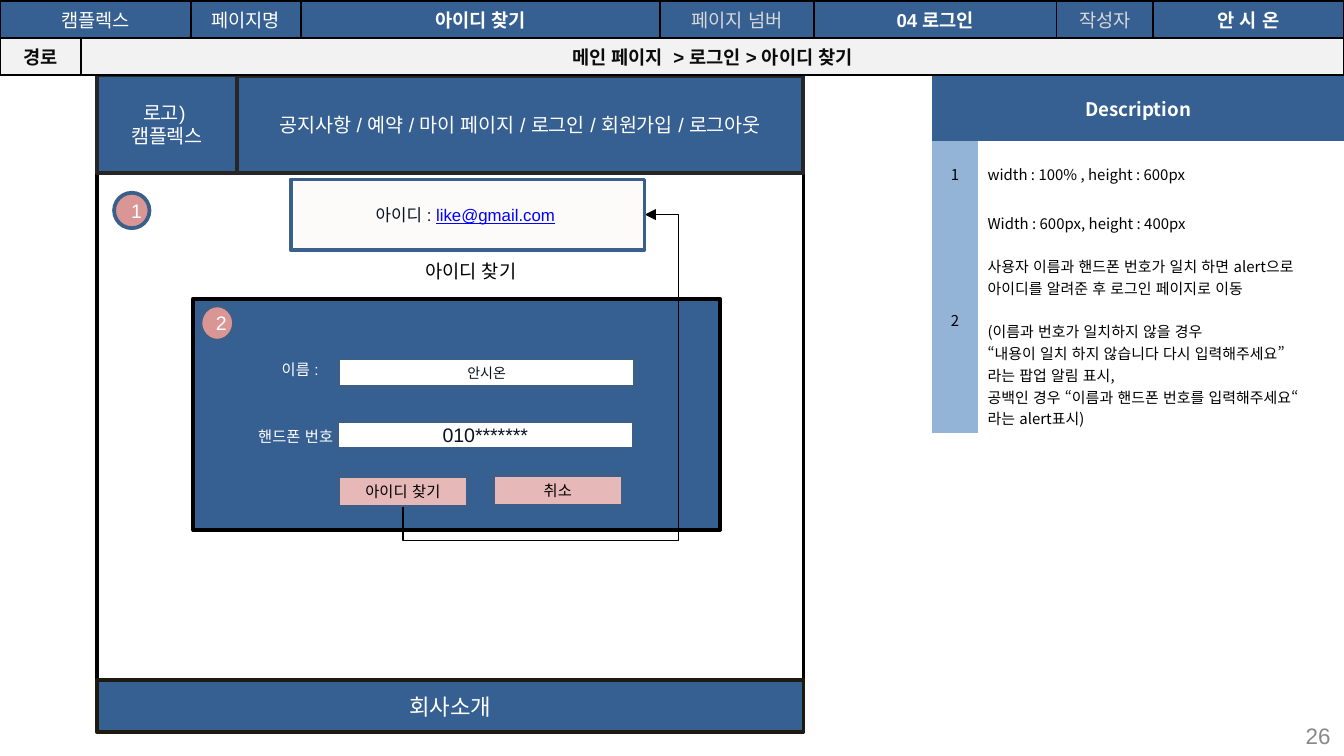
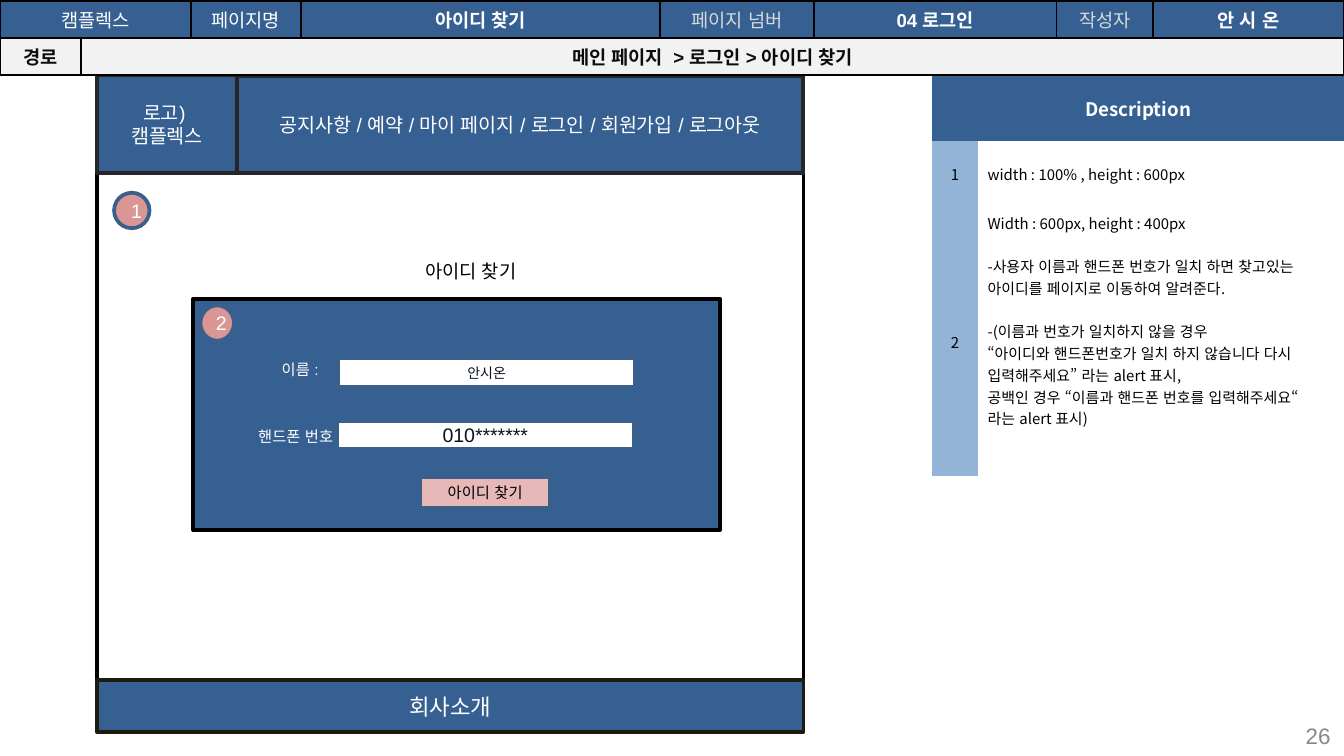
Before and after one commit to seoulsudal/CamFlexProject, a slide deck: slide 26 of 프로젝트 산출물/9. 스토리보드/캠플렉스 사용자_스토리보드.pptx. Drawn at 1344x756 pixels with LibreOffice and Linux fonts; fonts in the diff are those of the drawing. Boxes give left, top, right and bottom in pixels: in the first picture for what was removed or moved away, otherwise in the second. Text is boxed around its words. In the diff, an @@ line names an element or a change of style, - is before the commit and + after.

```diff
--- a/프로젝트 산출물/9. 스토리보드/캠플렉스 사용자_스토리보드.pptx
+++ b/프로젝트 산출물/9. 스토리보드/캠플렉스 사용자_스토리보드.pptx
@@ table at (933,75,1344,431) @@
-row 3, column 2: Width : 600px, height : 400px / 사용자 이름과 핸드폰 번호가 일치 하면 alert으로 아이디를 알려준 후 로그인 페이지로 이동 / (이름과 번호가 일치하지 않을 경우 / “내용이 일치 하지 않습니다 다시 입력해주세요” / 라는 팝업 알림 표시, / 공백인 경우 “이름과 핸드폰 번호를 입력해주세요“ / 라는 alert표시)
+row 3, column 2: Width : 600px, height : 400px / -사용자 이름과 핸드폰 번호가 일치 하면 찾고있는 아이디를 페이지로 이동하여 알려준다. / -(이름과 번호가 일치하지 않을 경우 / “아이디와 핸드폰번호가 일치 하지 않습니다 다시 입력해주세요” 라는 alert 표시, / 공백인 경우 “이름과 핸드폰 번호를 입력해주세요“ / 라는 alert 표시)
@@ rectangle removed at (290,180,644,250) @@
-아이디 : like@gmail.com
@@ elbow arrow removed from (403, 507) to (645, 215) @@
@@ rectangle "아이디 찾기": place and size @@
-rectangle "아이디 찾기" at (339,476,468,507)
+rectangle "아이디 찾기" at (421,477,550,508)
@@ rectangle removed at (493,476,622,507) @@
-취소
```
Also in this commit, not shown: 13 other slides changed, 3 slides added, 1 slide removed, 22 other files.
